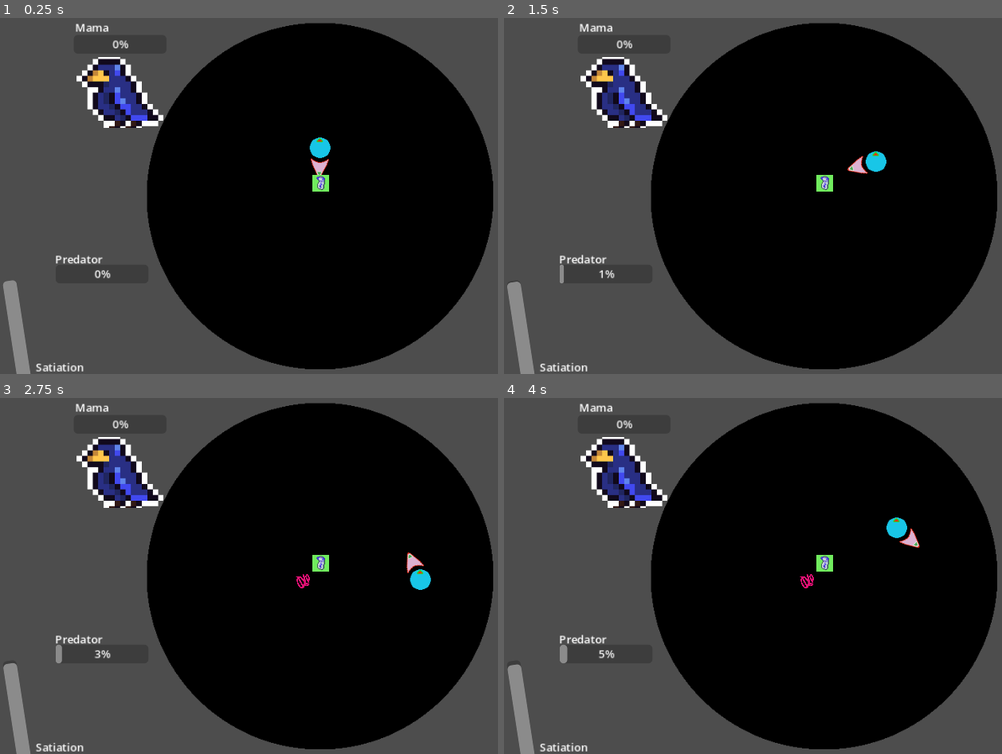
Above: before the commit, frames 1-4 (two rows, left to right).
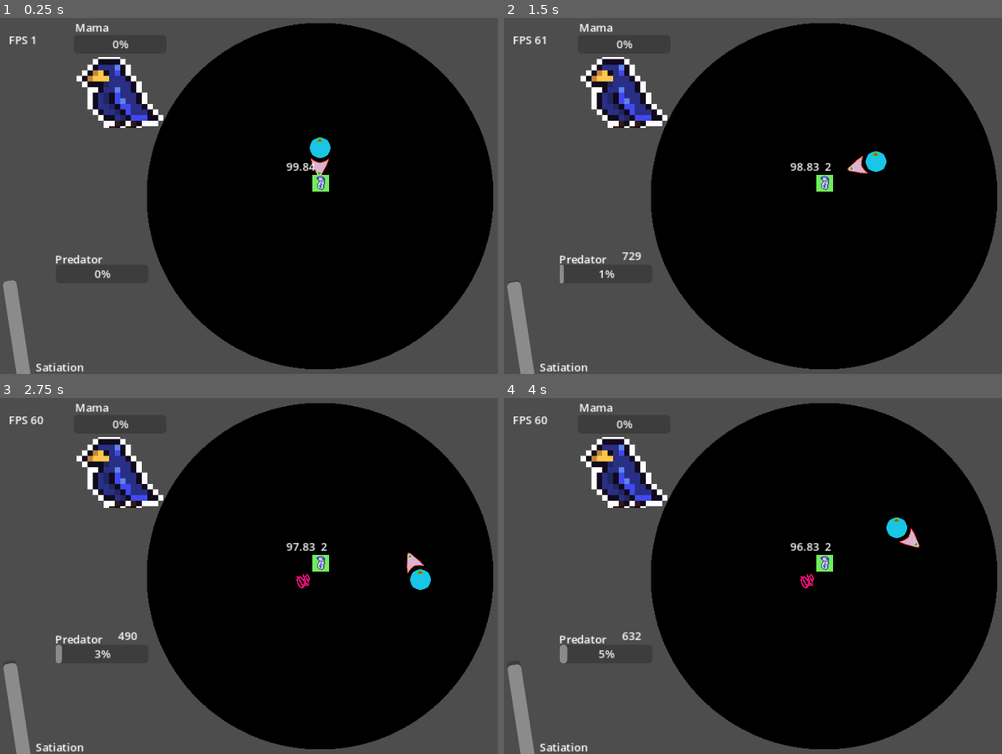
Above: after the commit, the same moments.

Repository: WilliamAalund/Brood-Feud
Game: Godot game, scene res://Levels/Main Level.tscn
The game is run twice, just before and just after one commit, with the same random seed, the same clock (stepped at 60 frames per second) and the same inputs. The engine's default icon, where the game draws it, is replaced by a stand-in: a white triangle on a blue panel in a dark square.
Inputs (mouse positions are in pixels of both pictures, inside the frame that each line leads up to):
- Up to frame 1 (0.25 s): no input
- Up to frame 2 (1.5 s): move the mouse to (962, 178) at 0.52 s; hold D (right) 0.53-1.28 s; move the mouse to (693, 213) at 1.27 s; hold S (down) from 1.28 s (still down)
- Up to frame 3 (2.75 s): move the mouse to (383, 497) at 2.02 s; release S (down) at 2.03 s; hold D (right) from 2.03 s (still down)
- Up to frame 4 (4 s): move the mouse to (792, 647) at 2.77 s; release D (right) at 2.78 s; hold W (up) 2.78-3.53 s; move the mouse to (outside the picture) at 3.52 s; hold A (left) from 3.53 s (still down)

The runs differ from the first frame. In frame 1, 0.2% of the frame differs, in the area x 1-64%, y 5-43%; in frame 2, 0.3%; in frame 3, 0.3%; in frame 4, 0.3%, in the area x 1-66%, y 5-69%.

Commit message:
State Machine, Debugging Improvements
- Removed unhelpful console print statements and replaced their info with labels
- Implemented some of the variables and booleans needed for the AI bird (The bird can starve to death now and notice mom's presence)

Diff:
--- /dev/null
+++ b/Levels/FPSLabel.gd
@@ -0,0 +1,4 @@
+extends Label
+
+func _process(delta: float) -> void:
+	set_text("FPS " + str(Engine.get_frames_per_second()))
--- a/Levels/Main Level.tscn
+++ b/Levels/Main Level.tscn
@@ -1,10 +1,11 @@
-[gd_scene load_steps=7 format=3 uid="uid://cfa30ma1dxdgy"]
+[gd_scene load_steps=8 format=3 uid="uid://cfa30ma1dxdgy"]
 
 [ext_resource type="PackedScene" uid="uid://bshdn3dwrgrbt" path="res://Sub Scenes/Environment_Nest/Environment_Nest.tscn" id="2_1iti4"]
 [ext_resource type="PackedScene" uid="uid://dmuddbset2mpi" path="res://Sub Scenes/Manager_Satiation/Manager_Satiation.tscn" id="3_ckkx0"]
 [ext_resource type="PackedScene" uid="uid://b6f2ildgxylks" path="res://Sub Scenes/Helper_Food_Spawner/Helper_Food_Spawner.tscn" id="5_slw61"]
 [ext_resource type="PackedScene" uid="uid://cudu6vf7uwwve" path="res://Sub Scenes/Process_Momma_Bird/Process_Momma_Bird.tscn" id="5_ucfnu"]
 [ext_resource type="PackedScene" uid="uid://bx0asr7ljxkpl" path="res://Sub Scenes/Process_Predator/Process_Predator.tscn" id="6_63o2m"]
+[ext_resource type="Script" path="res://Levels/FPSLabel.gd" id="7_ipasa"]
 [ext_resource type="PackedScene" uid="uid://dwitdkiendap8" path="res://Sub Scenes/Manager_Birds/Manager_Birds.tscn" id="7_jxroq"]
 
 [node name="Game Level" type="Node2D"]
@@ -32,6 +33,14 @@
 [node name="Process_Predator" parent="." instance=ExtResource("6_63o2m")]
 position = Vector2(-315, 237)
 
+[node name="FPSLabel" type="Label" parent="."]
+offset_left = -450.0
+offset_top = -167.0
+offset_right = -410.0
+offset_bottom = -144.0
+script = ExtResource("7_ipasa")
+
 [connection signal="child_food_eaten" from="Helper_Food_Spawner" to="Manager_Satiation" method="_on_object_food_spawner_child_food_eaten"]
 [connection signal="mom_drops_food" from="Process_Momma_Bird" to="Helper_Food_Spawner" method="_on_momma_bird_mom_drops_food"]
+[connection signal="toggle_mom_presence" from="Process_Momma_Bird" to="BirdControl" method="_on_process_momma_bird_toggle_mom_presence"]
 [connection signal="toggle_predator_presence" from="Process_Predator" to="Process_Momma_Bird" method="_on_process_predator_toggle_predator_presence"]
--- a/Sub Scenes/Entity_AI_Bird/AI_Bird.gd
+++ b/Sub Scenes/Entity_AI_Bird/AI_Bird.gd
@@ -3,14 +3,16 @@
 @export var starvationThreshold = 30
 @export var angryThreshold = 5
 
-# State variable is in the CharacterBody2D Node
+const idleVal = 0.04
+
+# State variable is in the child CharacterBody2D Node
 # TODO: Implement aggroVal raising, aggroTarger, momHome, isSunspot, noticedPredator, and isStupid
 var aggroVal = 0 # Bird begins with no aggro value
 var aggroTarget
-var momHome # TODO: Find way to alert bird that momma bird is home
+#var momHome = get_parent().momIsHome # TODO: Find way to alert bird that momma bird is home
 var isSunspot
 var noticedPredator
-var isStupid
+var isStupid = false
 
 var Player_Pos # Variable to store the location of the player
 #TODO: Make sure
@@ -41,7 +43,7 @@
 	else: if aggroVal >= angryThreshold: # If the bird isn't starving, it will respond to
 # aggression from the player, as well as from other birds.
 		return 3
-	else: if momHome or satiationValue < starvationThreshold: # If the bird isn't dead,
+	else: if get_parent().momIsHome or satiationValue < starvationThreshold: # If the bird isn't dead,
 # if there is no predator, if the bird isnt angry, and mom is home or the bird is
 # starving, it will look for food.
 		return 2
@@ -59,4 +61,10 @@
 
 func _on_timer_timeout():
 	$CharacterBody2D.state = updatedState()
-	print("AI bird  : state updated to: " + str($CharacterBody2D.state))
+	$Debug_AI_State.text = str($CharacterBody2D.state)
+	#print("AI bird  : state updated to: " + str($CharacterBody2D.state))
+
+
+func _on_bird_control_ai_bird_increment_hunger():
+	satiationValue -= idleVal
+	$Debug_Satiation_Label.text = str(satiationValue).substr(0,5)
--- a/Sub Scenes/Entity_AI_Bird/AI_Bird.tscn
+++ b/Sub Scenes/Entity_AI_Bird/AI_Bird.tscn
@@ -22,8 +22,19 @@
 [node name="CollisionShape2D" type="CollisionShape2D" parent="CharacterBody2D"]
 shape = SubResource("RectangleShape2D_abut8")
 
-[node name="Timer" type="Timer" parent="."]
+[node name="StateTimer" type="Timer" parent="."]
 wait_time = 0.5
 autostart = true
 
-[connection signal="timeout" from="Timer" to="." method="_on_timer_timeout"]
+[node name="Debug_Satiation_Label" type="Label" parent="."]
+offset_left = -50.0
+offset_top = -35.0
+offset_right = -12.0
+offset_bottom = -12.0
+
+[node name="Debug_AI_State" type="Label" parent="."]
+offset_top = -35.0
+offset_right = 40.0
+offset_bottom = -12.0
+
+[connection signal="timeout" from="StateTimer" to="." method="_on_timer_timeout"]
--- a/Sub Scenes/Entity_AI_Bird/AI_BirdCharacterBody.gd
+++ b/Sub Scenes/Entity_AI_Bird/AI_BirdCharacterBody.gd
@@ -11,13 +11,13 @@
 	callMovement(state, delta)
 
 func state0(delta): # Stays in egg
-	print("State 0 does not have an implemented navigation method")
+	pass
 
 func state1(delta): # Remains idle
 	pass
 
 func state2(delta): # Will move towards and look for food
-	print("State 2 does not have an implemented navigation method")
+	pass
 
 func state3(delta): # Follows player
 	var direction = Vector3()
@@ -32,13 +32,13 @@
 	move_and_slide()
 
 func state4(delta): # Will move to sunspot
-	print("State 4 does not have an implemented navigation method")
+	pass
 
 func state5(delta): # Will run to edge of nest
-	print("State 5 does not have an implemented navigation method")
+	pass
 
 func state6(delta): # Will remain entirely immobile. Dead
-	print("State 6 does not have an implemented navigation method")
+	pass
 
 # TODO: Aparrently, you can pass functions as parameters somehow.
 # There should be an extremely easy way to tell the navigation agent to just do
--- a/Sub Scenes/Manager_Birds/BirdControl.gd
+++ b/Sub Scenes/Manager_Birds/BirdControl.gd
@@ -2,9 +2,17 @@
 
 
 var player_position
+var momIsHome = false
 
 signal AI_Bird_Move(target_position)
+signal AI_Bird_Increment_Hunger()
 
 func _physics_process(delta):
 	player_position = $Player.position
 	emit_signal("AI_Bird_Move", player_position)
+
+func _on_process_momma_bird_toggle_mom_presence():
+	momIsHome = !momIsHome
+
+func _on_timer_timeout():
+	emit_signal("AI_Bird_Increment_Hunger")
--- a/Sub Scenes/Manager_Birds/Manager_Birds.tscn
+++ b/Sub Scenes/Manager_Birds/Manager_Birds.tscn
@@ -12,4 +12,10 @@
 [node name="AI_Bird" parent="." instance=ExtResource("3_aebak")]
 position = Vector2(1, 51)
 
+[node name="Timer" type="Timer" parent="."]
+wait_time = 0.05
+autostart = true
+
+[connection signal="AI_Bird_Increment_Hunger" from="." to="AI_Bird" method="_on_bird_control_ai_bird_increment_hunger"]
 [connection signal="AI_Bird_Move" from="." to="AI_Bird" method="_on_bird_control_ai_bird_move"]
+[connection signal="timeout" from="Timer" to="." method="_on_timer_timeout"]
--- a/Sub Scenes/Player_Bird/Player_Bird.gd
+++ b/Sub Scenes/Player_Bird/Player_Bird.gd
@@ -2,9 +2,6 @@
 
 @export var move_speed : float = 100
 @export var push_force : float = 20
-
-func _ready():
-	print(self.position)
 
 func _physics_process(_delta):
 	var input_direction = Vector2(
--- a/Sub Scenes/Process_Predator/Predator.gd
+++ b/Sub Scenes/Process_Predator/Predator.gd
@@ -30,7 +30,8 @@
 
 func approachCheck() -> bool:
 	var check = randi_range(predAggro, MaxPredAggro)
-	print("Predator : Approach check: ", check)
+	$Debug_Roll.text = str(check)
+	#print("Predator : Approach check: ", check)
 	if check == MaxPredAggro:
 		return true
 	else:
--- a/Sub Scenes/Process_Predator/Process_Predator.tscn
+++ b/Sub Scenes/Process_Predator/Process_Predator.tscn
@@ -29,4 +29,10 @@
 offset_bottom = -61.0
 text = "Predator"
 
+[node name="Debug_Roll" type="Label" parent="."]
+offset_left = 23.0
+offset_top = -92.0
+offset_right = 63.0
+offset_bottom = -69.0
+
 [connection signal="timeout" from="Timer" to="." method="_on_timer_timeout"]
